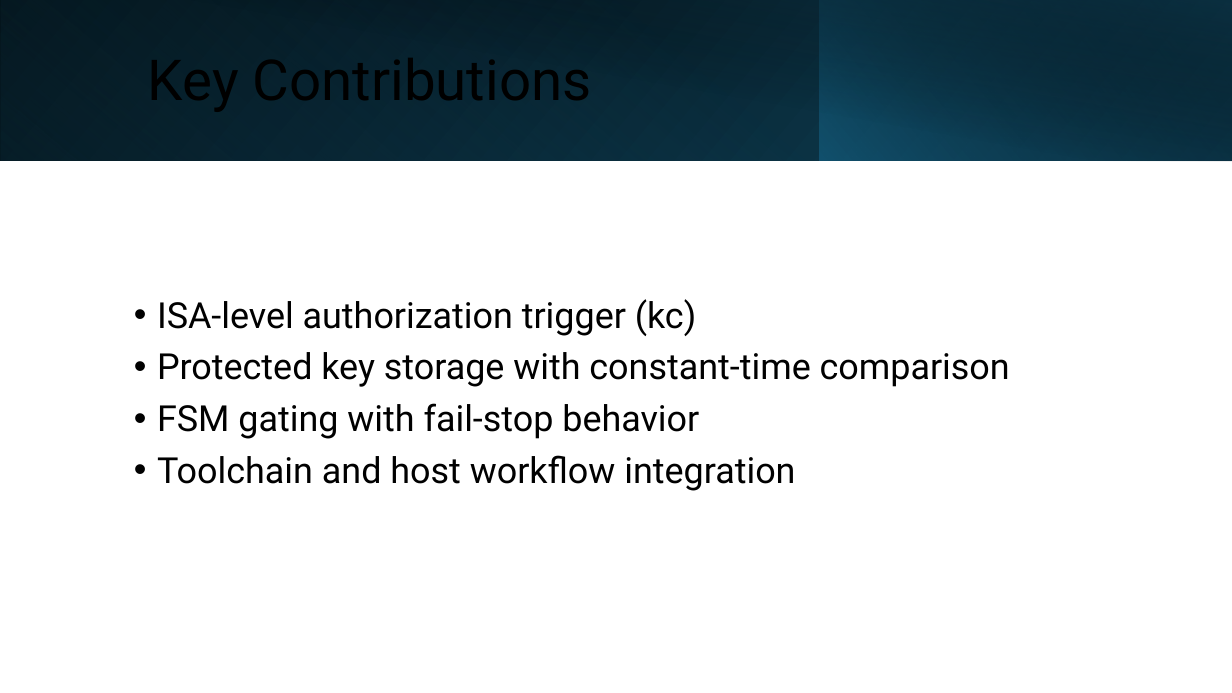
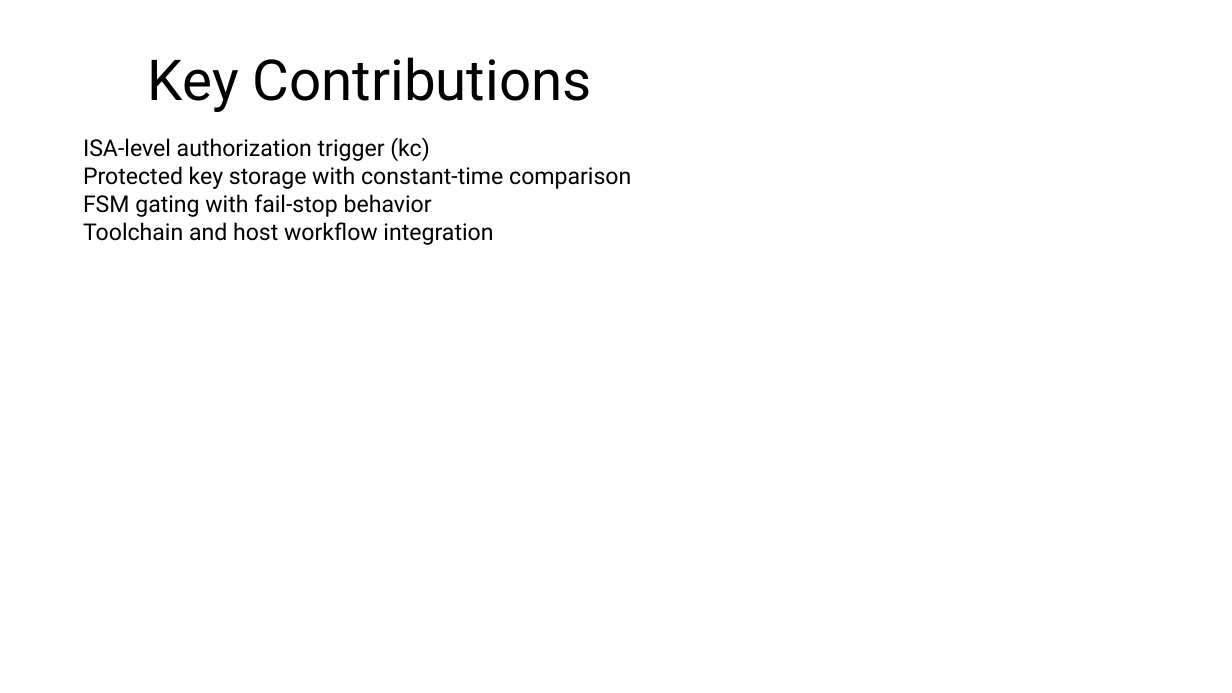
Before and after one commit to Maria618-hash/Ardiono-Alpha, a slide deck: slide 6 of thesis.pptx. Drawn at 1232x693 pixels with LibreOffice and Linux fonts; fonts in the diff are those of the drawing. Boxes give left, top, right and bottom in pixels: in the first picture for what was removed or moved away, otherwise in the second. Text is boxed around its words. In the diff, an @@ line names an element or a change of style, - is before the commit and + after.

```diff
--- a/thesis.pptx
+++ b/thesis.pptx
@@ rectangle removed at (0, 0, 1232, 161) @@
@@ rectangle removed at (0, 0, 821, 161) @@
@@ rectangle removed at (46, 0, 1232, 162) @@
@@ rectangle removed at (820, 0, 1232, 161) @@
@@ title added at (148, 57, 592, 112), 44 pt, text #000000 @@
+Key Contributions
@@ text "ISA-level authorization trigger (kc)": place and size @@
-text "ISA-level authorization trigger (kc)" at (157, 299, 1010, 491)
+text "ISA-level authorization trigger (kc)" at (83, 137, 631, 245)
@@ text "ISA-level authorization trigger (kc)" at (83, 137, 631, 245): size 28 to 18 pt; bullet • to none; line spacing 0.9 to 1; less space between paragraphs; vertical alignment middle to top @@
```
Also in this commit, not shown: 24 other slides changed, 10 slides added, 10 slides removed.
